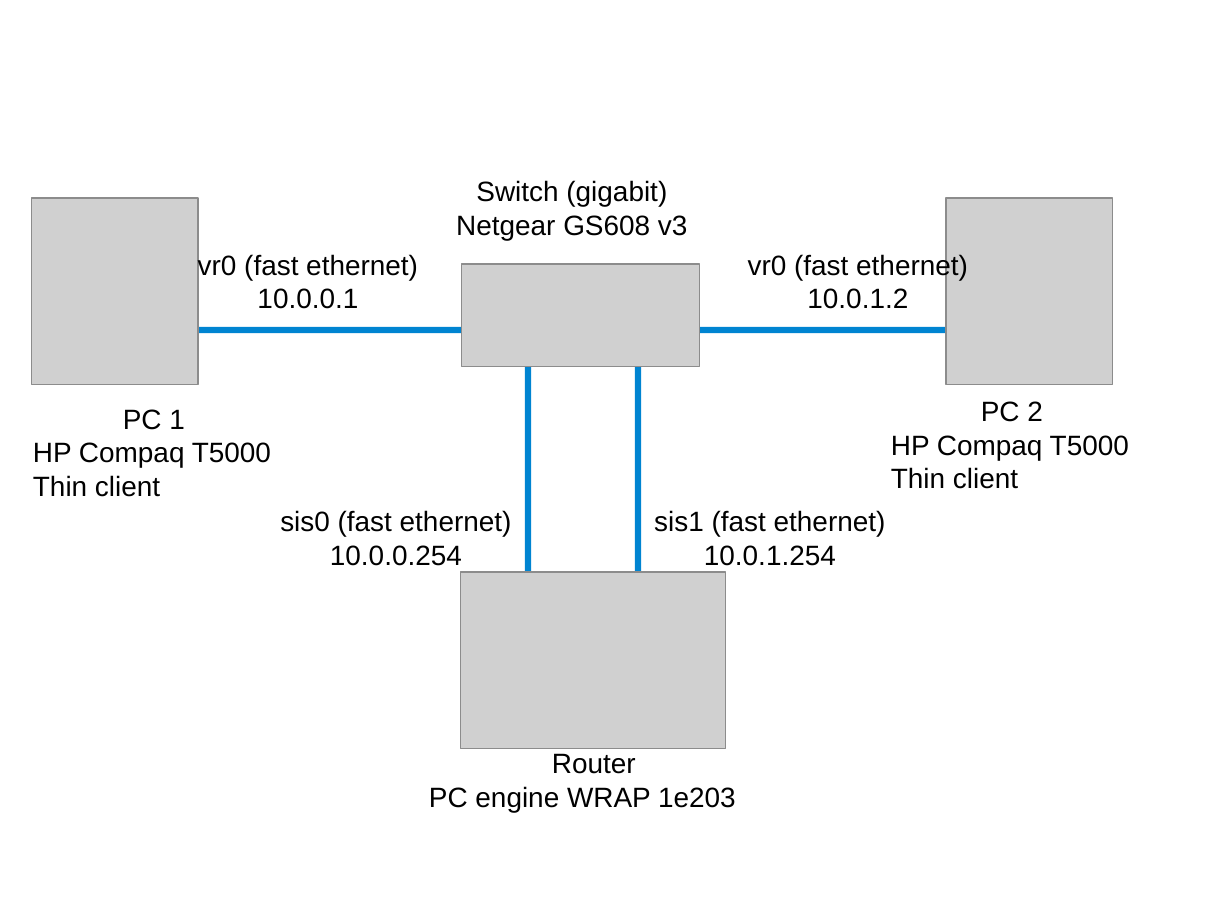
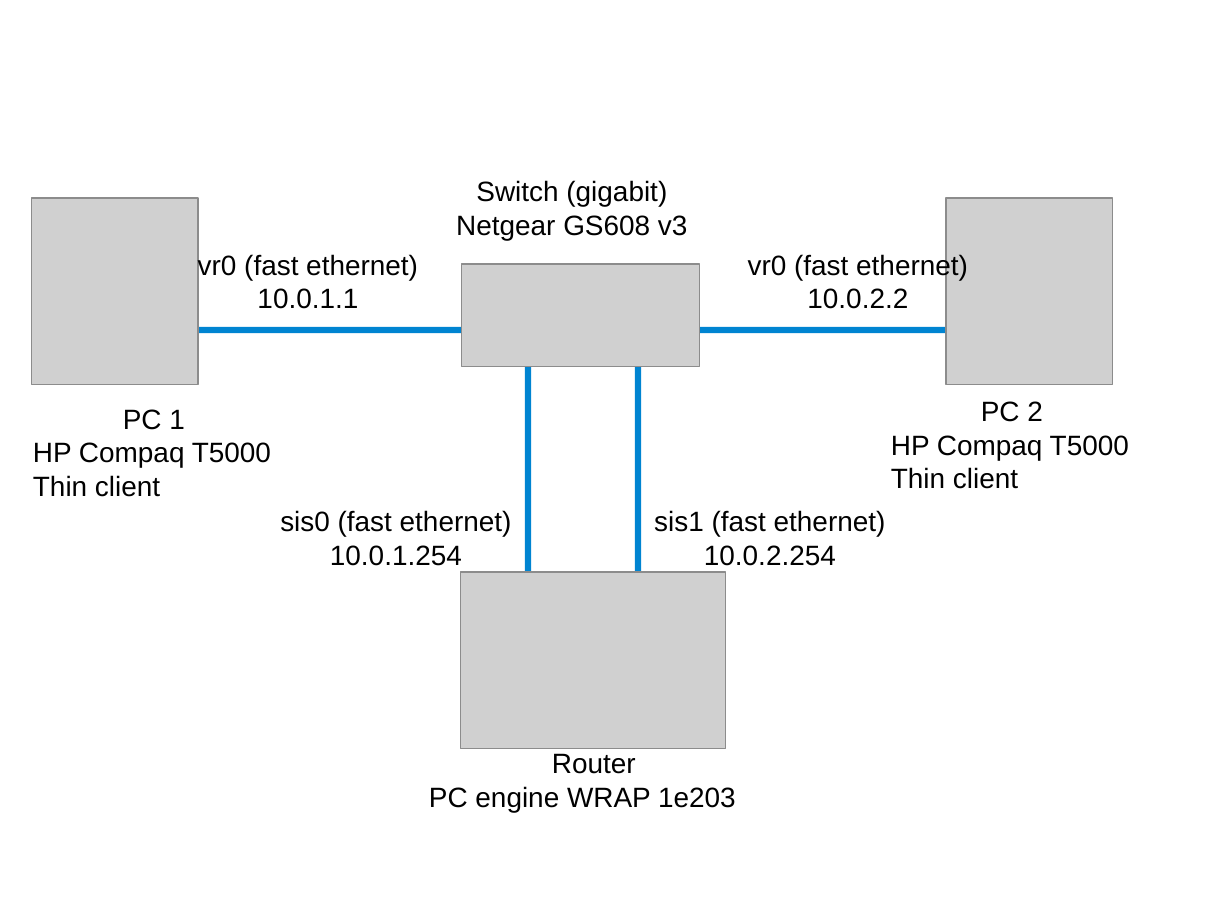
Before and after one commit to ocochard/BSDRP, a slide deck: slide 10 of trunk/docs/labs.examples.odp (slide 7 before the commit). Drawn at 1232x924 pixels with LibreOffice and Linux fonts; fonts in the diff are those of the drawing; grey boxes stand for pictures. Boxes give left, top, right and bottom in pixels: in the first picture for what was removed or moved away, otherwise in the second. Text is boxed around its words. In the diff, an @@ line names an element or a change of style, - is before the commit and + after.

```diff
--- a/trunk/docs/labs.examples.odp
+++ b/trunk/docs/labs.examples.odp
@@ text at (x1=257, y1=288, x2=358, y2=309): text changed @@
-10.0.0.1
+10.0.1.1
@@ text at (x1=807, y1=288, x2=908, y2=309): text changed @@
-10.0.1.2
+10.0.2.2
@@ text at (x1=330, y1=545, x2=462, y2=566): text changed @@
-10.0.0.254
+10.0.1.254
@@ text at (x1=704, y1=545, x2=836, y2=566): text changed @@
-10.0.1.254
+10.0.2.254
```
Also in this commit, not shown: 2 other slides changed, 4 slides added.
